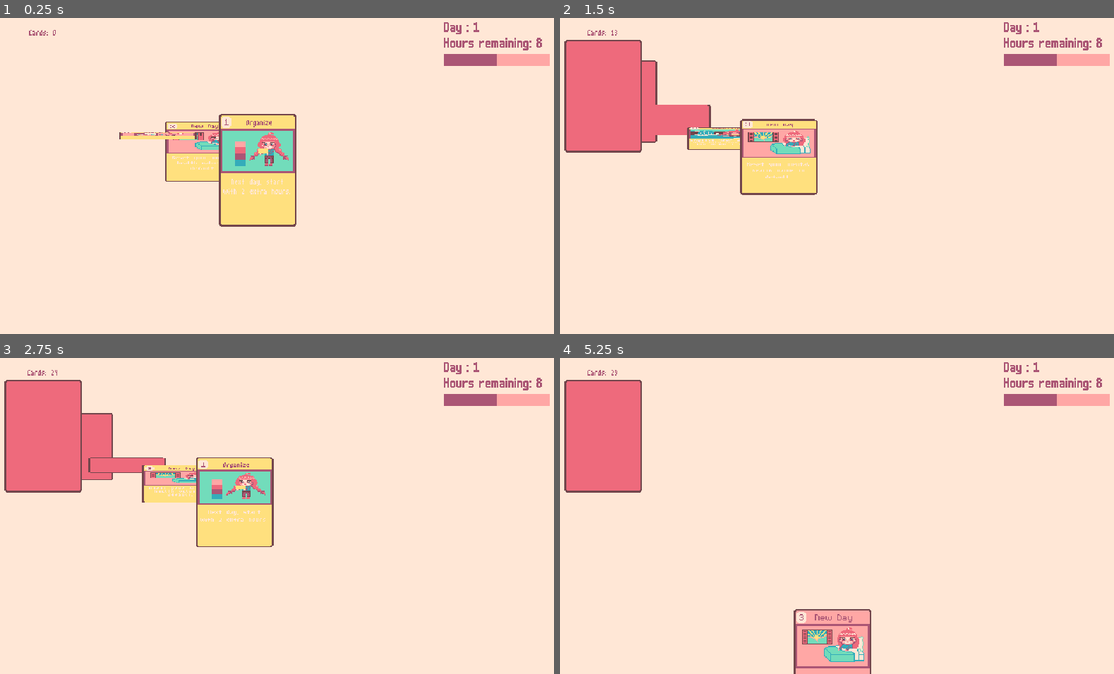
Above: before the commit, frames 1-4 (two rows, left to right).
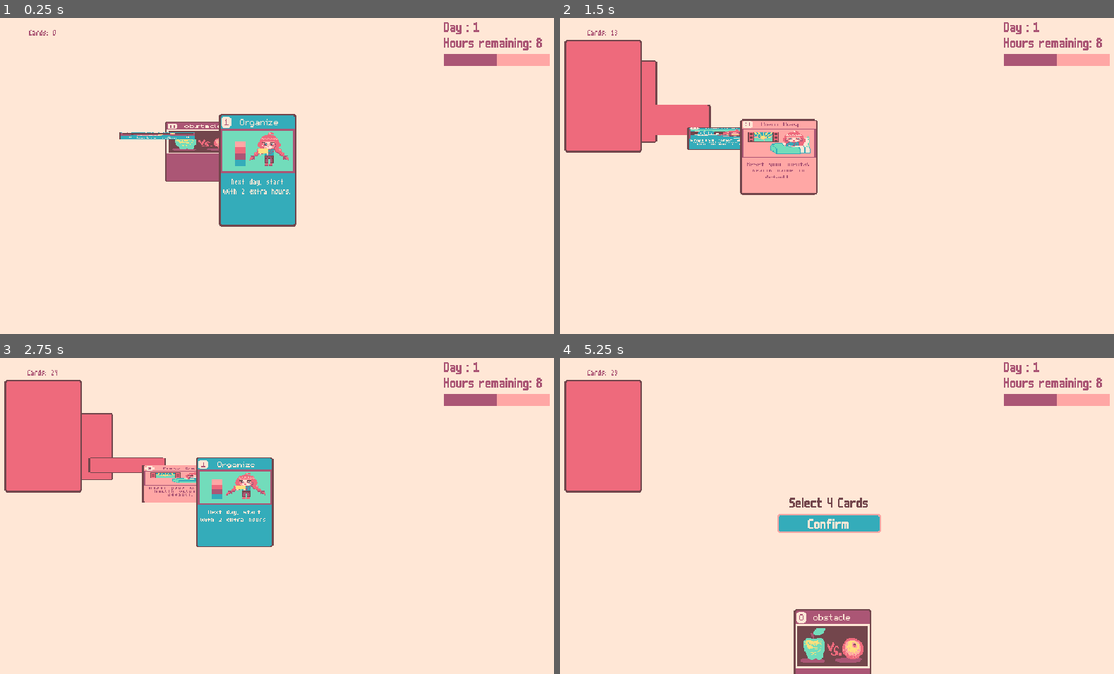
Above: after the commit, the same moments.

Repository: robert-brosh23/DeckbuilderGame
Game: Godot game, scene res://main.tscn
Two runs of this game, one before a commit and one after it. Both use one fixed random seed, a clock stepped at 60 frames per second and the inputs below.
Inputs (mouse positions are in pixels of both pictures, inside the frame that each line leads up to):
- Up to frame 1 (0.25 s): no input
- Up to frame 2 (1.5 s): move the mouse to (958, 160) at 0.52 s; click (958, 160) at 0.6 s; move the mouse to (720, 191) at 1.27 s; click (720, 191) at 1.35 s
- Up to frame 3 (2.75 s): move the mouse to (326, 446) at 2.02 s; tap E (discard_card_from_deck) at 2.1 s; click (326, 446) at 2.3 s
- Up to frame 4 (5.25 s): move the mouse to (803, 579) at 2.77 s; tap Q (draw_card) at 2.85 s; click (803, 579) at 3.05 s; move the mouse to (1003, 563) at 3.52 s; tap W (re_shuffle_deck) at 3.6 s; click (1003, 563) at 3.8 s; tap U (debug_select_cards, bound only after the commit) at 4.15 s; move the mouse to (665, 468) at 4.27 s; click (665, 468) at 4.35 s; move the mouse to (859, 516) at 5.02 s; click (859, 516) at 5.1 s

The runs differ from the first frame. In frame 1, 4.4% of the frame differs, in the area x 21-54%, y 30-66%; in frame 2, 2.1%; in frame 3, 2.8%; in frame 4, 3.7%.

Commit message:
added card selection 'state', added clean card

Diff:
--- a/card/card.gd
+++ b/card/card.gd
@@ -44,6 +44,7 @@
 func _ready() -> void:
 	game_manager = get_tree().get_first_node_in_group("game_manager")
 	animation_player.speed_scale = 1.0 / Globals.animation_speed_scale
+	apply_card_visual_faceup()
 	_set_card_data()
 
 ## Returns true if the card was played, false if it cannot be played
@@ -57,6 +58,11 @@
 	play_card_effect()
 	print (card_data.card_name, " was played.")
 	return true
+
+func delete_card() -> void:
+	state = states.NOT_IN_HAND
+	animation_player.play("delete")
+	CardsCollection.cards_in_hand.erase(self)
 
 ## Execute the card's specific played effect.
 func play_card_effect() -> void:
@@ -215,3 +221,12 @@
 	for i in range(0,3):
 		await CardsController.draw_card_from_deck()
 		await get_tree().create_timer(.2).timeout
+
+func _execute_clean():
+	var conditions: Array[Callable] = [func(card: Card): return card.card_data.card_type != CardData.CARD_TYPE.OBSTACLE]
+	var result := await CardsController.select_cards(3, conditions)
+
+	for card in result:
+		card.delete_card()
+	var hand: Hand = get_tree().get_first_node_in_group("hand")
+	hand._update_hand()
--- a/card/card.tscn
+++ b/card/card.tscn
@@ -52,22 +52,10 @@
 tracks/1/type = "value"
 tracks/1/imported = false
 tracks/1/enabled = true
-tracks/1/path = NodePath(".:scale:y")
-tracks/1/interp = 1
-tracks/1/loop_wrap = true
-tracks/1/keys = {
-"times": PackedFloat32Array(0),
-"transitions": PackedFloat32Array(1),
-"update": 0,
-"values": [1.0]
-}
-tracks/2/type = "value"
-tracks/2/imported = false
-tracks/2/enabled = true
-tracks/2/path = NodePath(".:scale")
-tracks/2/interp = 1
-tracks/2/loop_wrap = true
-tracks/2/keys = {
+tracks/1/path = NodePath(".:scale")
+tracks/1/interp = 1
+tracks/1/loop_wrap = true
+tracks/1/keys = {
 "times": PackedFloat32Array(0),
 "transitions": PackedFloat32Array(1),
 "update": 0,
@@ -132,9 +120,39 @@
 }]
 }
 
+[sub_resource type="Animation" id="Animation_7dy67"]
+resource_name = "delete"
+tracks/0/type = "value"
+tracks/0/imported = false
+tracks/0/enabled = true
+tracks/0/path = NodePath(".:scale")
+tracks/0/interp = 1
+tracks/0/loop_wrap = true
+tracks/0/keys = {
+"times": PackedFloat32Array(0, 1),
+"transitions": PackedFloat32Array(1, 1),
+"update": 0,
+"values": [Vector2(1, 1), Vector2(1, 0)]
+}
+tracks/1/type = "method"
+tracks/1/imported = false
+tracks/1/enabled = true
+tracks/1/path = NodePath(".")
+tracks/1/interp = 1
+tracks/1/loop_wrap = true
+tracks/1/keys = {
+"times": PackedFloat32Array(1),
+"transitions": PackedFloat32Array(1),
+"values": [{
+"args": [],
+"method": &"queue_free"
+}]
+}
+
 [sub_resource type="AnimationLibrary" id="AnimationLibrary_7dy67"]
 _data = {
 &"RESET": SubResource("Animation_ags6k"),
+&"delete": SubResource("Animation_7dy67"),
 &"flip_card_down": SubResource("Animation_6xkbt"),
 &"flip_card_up": SubResource("Animation_1n6wr")
 }
@@ -242,7 +260,7 @@
 [node name="DescriptionLabel" type="Label" parent="Panel/MarginContainer/VBoxContainer"]
 custom_minimum_size = Vector2(1, 1)
 layout_mode = 2
-theme_override_colors/font_color = Color(1, 0.905882, 0.839216, 1)
+theme_override_colors/font_color = Color(0.670588, 0.337255, 0.458824, 1)
 theme_override_constants/line_spacing = -2
 theme_override_fonts/font = ExtResource("2_trrkg")
 theme_override_font_sizes/font_size = 16
--- a/card/card_data/card_data.gd
+++ b/card/card_data/card_data.gd
@@ -22,7 +22,8 @@
 	CARD_EFFECT.NEW_DAY: "_execute_new_day",
 	CARD_EFFECT.MEDITATION: "_execute_meditation",
 	CARD_EFFECT.ORGANIZE: "_execute_organize",
-	CARD_EFFECT.BRAIN_BLAST: "_execute_brain_blast"
+	CARD_EFFECT.BRAIN_BLAST: "_execute_brain_blast",
+	CARD_EFFECT.CLEAN: "_execute_clean"
 }
 
 enum CARD_TYPE {
@@ -41,7 +42,8 @@
 	NEW_DAY,
 	MEDITATION,
 	ORGANIZE,
-	BRAIN_BLAST
+	BRAIN_BLAST,
+	CLEAN
 }
 
 func get_font() -> Font:
--- /dev/null
+++ b/card/card_data/cards/clean.tres
@@ -0,0 +1,16 @@
+[gd_resource type="Resource" script_class="CardData" load_steps=3 format=3 uid="uid://brgue6g2tmhlw"]
+
+[ext_resource type="Texture2D" uid="uid://1iikt6ghpciv" path="res://sprites/clean.png" id="1_fcffa"]
+[ext_resource type="Script" uid="uid://bevi4n8n1jvud" path="res://card/card_data/card_data.gd" id="1_hm4fn"]
+
+[resource]
+script = ExtResource("1_hm4fn")
+card_name = "Clean"
+card_cost = 2
+card_png = ExtResource("1_fcffa")
+card_description = "Select up to 3 non-obstacle cards and delete them."
+card_type = 0
+card_effect = 4
+title_font = 1
+card_title_offset = 0
+metadata/_custom_type_script = "uid://bevi4n8n1jvud"
--- a/cards_controller/cards_controller.gd
+++ b/cards_controller/cards_controller.gd
@@ -99,6 +99,16 @@
 	hand.remove_card_from_hand(card)
 	discard_pile.add_card(card)
 
+func enqueue_select_cards(num_cards: int, conditions: Array[Callable] = []) -> Array[Card]:
+	var result_signal = promise_queue.enqueue(select_cards.bind(num_cards, conditions))
+	promise_queue.enqueue_delay(.2)
+	var result = await result_signal
+	print(result)
+	return result
+
+func select_cards(num_cards: int, conditions: Array[Callable] = []) -> Array[Card]:
+	var selected = await hand.select_cards(num_cards, conditions)
+	return selected
 
 func enqueue_discard_all_cards_from_hand() -> void:
 	var result_signal = promise_queue.enqueue(_discard_all_cards_from_hand)
--- a/hand/hand.gd
+++ b/hand/hand.gd
@@ -7,17 +7,27 @@
 const HAND_BASE_Z_INDEX = 200
 
 @onready var play_color_rect := $ColorRect
+@onready var selecting_cards_container := $SelectingCardsContainer
+@onready var selecting_cards_label := $SelectingCardsContainer/SelectingCardsLabel
+@onready var confirm_button := $SelectingCardsContainer/ConfirmButton
 
 @export var discard_pile: DiscardPile
 
 var promise_queue: PromiseQueue
 var hovered_card: Card = null
-var dragging := false
 var drag_offset: Vector2
 var dragged_card: Card
+var state := states.READY
+
+var selected_cards : Array[Card] = []
+var max_selected: int
+var selection_conditions : Array[Callable]
+
+enum states {READY, DRAGGING, SELECTING}
 
 func _ready() -> void:
 	play_color_rect.visible = false
+	selecting_cards_container.visible = false
 	_update_hand()
 
 func _process(_delta: float) -> void:
@@ -33,6 +43,23 @@
 		card.panel.mouse_entered.connect(_hover_card.bind(card))
 	_update_hand()
 
+func select_cards(max_cards: int, conditions: Array[Callable] = []) -> Array[Card]:
+	state = states.SELECTING
+	max_selected = max_cards
+	selection_conditions = conditions
+	selecting_cards_label.text = "Select " + str(max_selected) + " Cards"
+	selecting_cards_container.visible = true
+
+	await confirm_button.pressed
+	var dup := selected_cards.duplicate()
+	selected_cards.clear()
+	selection_conditions.clear()
+	selecting_cards_container.visible = false
+	state = states.READY
+	_update_hand()
+	return dup
+
+
 func remove_card_from_hand(card: Card) -> Card:
 	if card == hovered_card:
 		hovered_card = null
@@ -46,20 +73,31 @@
 func _handle_input() -> void:
 	if Input.is_action_just_pressed("click"):
 		if hovered_card != null:
+			if state == states.SELECTING:
+				if selected_cards.has(hovered_card):
+					selected_cards.erase(hovered_card)
+					return
+				if selected_cards.size() == max_selected:
+					return
+				for condition in selection_conditions:
+					if !condition.call(hovered_card):
+						return
+				selected_cards.append(hovered_card)
+				return
 			hovered_card.state = Card.states.DRAGGING
 			hovered_card.movement_tween_manager.pos_tween.stop()
-			dragging = true
+			state = states.DRAGGING
 			dragged_card = hovered_card
 			drag_offset = hovered_card.global_position - get_viewport().get_mouse_position()
 			play_color_rect.visible = true
 
-	if dragging:
+	if state == states.DRAGGING:
 		dragged_card.global_position = get_viewport().get_mouse_position() + drag_offset
 
 	if Input.is_action_just_released("click"):
-		if dragging == false:
+		if state != states.DRAGGING:
 			return
-		dragging = false
+		state = states.READY
 		hovered_card = null
 		var returning_card = dragged_card
 		dragged_card = null
@@ -74,7 +112,7 @@
 		return_card(returning_card)
 
 func _hover_card(card: Card) -> void:
-	if !card.state == Card.states.READY || dragging:
+	if !card.state == Card.states.READY || state == states.DRAGGING:
 		return
 
 	# There is a bug with panel's mouse signals. When two nodes have the same parent, the node that is lower will take priority for these signals regardless of z index.
@@ -111,8 +149,9 @@
 	for card in CardsCollection.cards_in_hand:
 		if card.state == Card.states.PLAYING || card.state == Card.states.DRAGGING:
 			continue
-		var y_pos = card.position.y if card == hovered_card else DEFAULT_Y
-		card.movement_tween_manager.tween_to_pos(card, Vector2(x_pos, y_pos))
+		if !selected_cards.has(card):
+			var y_pos = card.position.y if card == hovered_card else DEFAULT_Y
+			card.movement_tween_manager.tween_to_pos(card, Vector2(x_pos, y_pos))
 		if card.state != card.states.HOVERING:
 			card.z_index = z_index
 
--- a/hand/hand.tscn
+++ b/hand/hand.tscn
@@ -1,6 +1,20 @@
-[gd_scene load_steps=2 format=3 uid="uid://cprtqlg155quc"]
+[gd_scene load_steps=4 format=3 uid="uid://cprtqlg155quc"]
 
 [ext_resource type="Script" uid="uid://pl013pteooqh" path="res://hand/hand.gd" id="1_t1j3k"]
+[ext_resource type="FontFile" uid="uid://b0rxba54kbo4h" path="res://fonts/m6x11plus.ttf" id="2_v40hy"]
+
+[sub_resource type="StyleBoxFlat" id="StyleBoxFlat_nrt1y"]
+bg_color = Color(0.203922, 0.67451, 0.729412, 1)
+border_width_left = 2
+border_width_top = 2
+border_width_right = 2
+border_width_bottom = 2
+border_color = Color(1, 0.654902, 0.647059, 1)
+corner_radius_top_left = 4
+corner_radius_top_right = 4
+corner_radius_bottom_right = 4
+corner_radius_bottom_left = 4
+anti_aliasing = false
 
 [node name="Hand" type="Control" groups=["hand"]]
 layout_mode = 3
@@ -13,3 +27,28 @@
 offset_right = 570.0
 offset_bottom = 220.0
 color = Color(1, 0.654902, 0.647059, 1)
+
+[node name="SelectingCardsContainer" type="VBoxContainer" parent="."]
+z_index = 5
+layout_mode = 0
+offset_left = 257.0
+offset_top = 156.0
+offset_right = 375.0
+offset_bottom = 205.0
+
+[node name="SelectingCardsLabel" type="Label" parent="SelectingCardsContainer"]
+layout_mode = 2
+theme_override_colors/font_color = Color(0.45098, 0.27451, 0.298039, 1)
+theme_override_fonts/font = ExtResource("2_v40hy")
+theme_override_font_sizes/font_size = 18
+text = "Select Cards"
+horizontal_alignment = 1
+vertical_alignment = 1
+
+[node name="ConfirmButton" type="Button" parent="SelectingCardsContainer"]
+layout_mode = 2
+theme_override_colors/font_color = Color(1, 0.905882, 0.839216, 1)
+theme_override_fonts/font = ExtResource("2_v40hy")
+theme_override_font_sizes/font_size = 18
+theme_override_styles/normal = SubResource("StyleBoxFlat_nrt1y")
+text = "Confirm"
--- a/main.gd
+++ b/main.gd
@@ -21,6 +21,8 @@
 		debug_decrease_mental_health()
 	if Input.is_action_just_pressed("debug_next_day"):
 		debug_next_day()
+	if Input.is_action_just_pressed("debug_select_cards"):
+		debug_select_cards()
 
 func debug_draw_card_from_deck() -> void:
 	CardsController.enqueue_draw_card_from_deck()
@@ -39,3 +41,6 @@
 
 func debug_next_day() -> void:
 	GameManager.go_to_next_day()
+
+func debug_select_cards() -> void:
+	CardsController.enqueue_select_cards(4)
--- a/main.tscn
+++ b/main.tscn
@@ -10,16 +10,17 @@
 [ext_resource type="Resource" uid="uid://dmb3ppe5ys6wu" path="res://card/card_data/cards/small_step.tres" id="7_dg77c"]
 [ext_resource type="Resource" uid="uid://c0wb7tjaoet3m" path="res://card/card_data/cards/new_day.tres" id="8_5vw27"]
 [ext_resource type="Resource" uid="uid://dubw1i8dw6h3h" path="res://card/card_data/cards/brain_blast.tres" id="8_efxa6"]
-[ext_resource type="Texture2D" uid="uid://2qdnvjvd7f5e" path="res://sprites/try_art.png" id="8_ycdy4"]
+[ext_resource type="Resource" uid="uid://brgue6g2tmhlw" path="res://card/card_data/cards/clean.tres" id="8_ycdy4"]
+[ext_resource type="Texture2D" uid="uid://757rgbcodfs" path="res://sprites/comparison.png" id="9_w48qg"]
 [ext_resource type="PackedScene" uid="uid://bvnrpwbicsfub" path="res://discard_pile/discard_pile.tscn" id="10_4c57u"]
 [ext_resource type="PackedScene" uid="uid://csdmhd25lpc0t" path="res://game_manager/game_manager.tscn" id="10_efxa6"]
 
-[sub_resource type="Resource" id="Resource_w48qg"]
+[sub_resource type="Resource" id="Resource_vivmo"]
 script = ExtResource("4_4c57u")
-card_name = "Obstacle"
+card_name = "obstacle"
 card_cost = 0
-card_png = ExtResource("8_ycdy4")
-card_description = "it's a curse!"
+card_png = ExtResource("9_w48qg")
+card_description = ""
 card_type = 3
 card_effect = 0
 title_font = 1
@@ -69,4 +70,4 @@
 [node name="GameManager" parent="." instance=ExtResource("10_efxa6")]
 offset_left = 640.0
 offset_right = 640.0
-card_data_debug = Array[ExtResource("4_4c57u")]([SubResource("Resource_w48qg"), ExtResource("8_5vw27"), ExtResource("6_efxa6"), ExtResource( …(636 unchanged characters)…
+card_data_debug = Array[ExtResource("4_4c57u")]([ExtResource("8_ycdy4"), SubResource("Resource_vivmo"), ExtResource("6_efxa6"), ExtResource( …(636 unchanged characters)…
--- a/project.godot
+++ b/project.godot
@@ -72,6 +72,11 @@
 "events": [Object(InputEventKey,"resource_local_to_scene":false,"resource_name":"","device":-1,"window_id":0,"alt_press …(192 unchanged characters)…
 ]
 }
+debug_select_cards={
+"deadzone": 0.2,
+"events": [Object(InputEventKey,"resource_local_to_scene":false,"resource_name":"","device":-1,"window_id":0,"alt_pressed":false,"shift_pressed":false,"ctrl_pressed":false,"meta_pressed":false,"pressed":false,"keycode":0,"physical_keycode":85,"key_label":0,"unicode":117,"location":0,"echo":false,"script":null)
+]
+}
 
 [rendering]
 
Not shown: 1 places in card/card.tscn that only renumber resources
Not shown: 1 places in main.tscn that only renumber resources
Binary file added: sprites/comparison.png
Not shown, added: sprites/comparison.png.import
